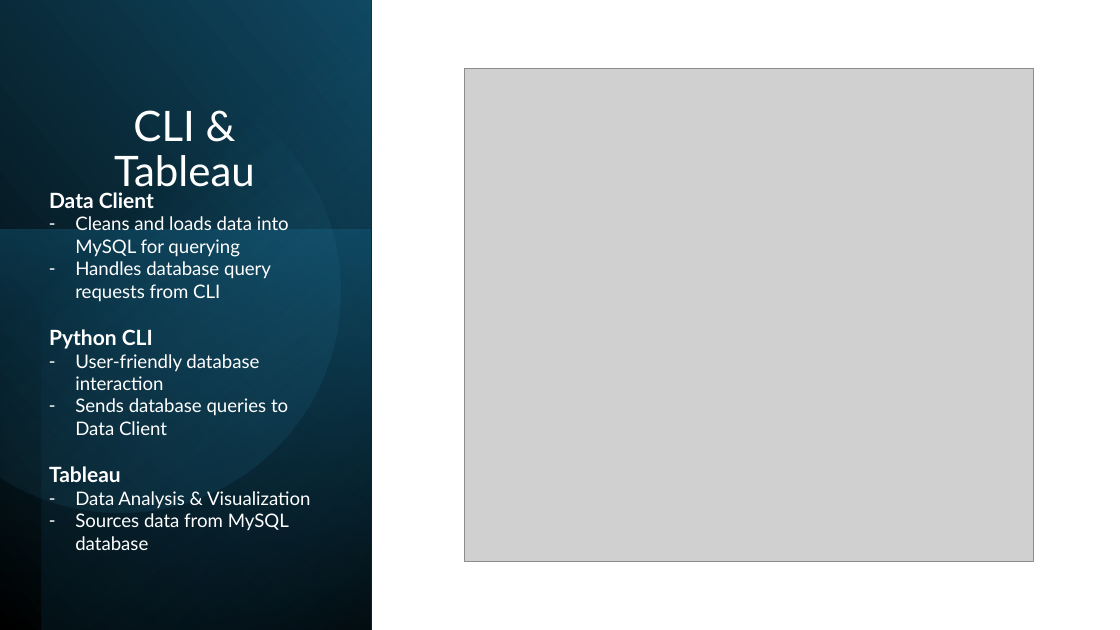
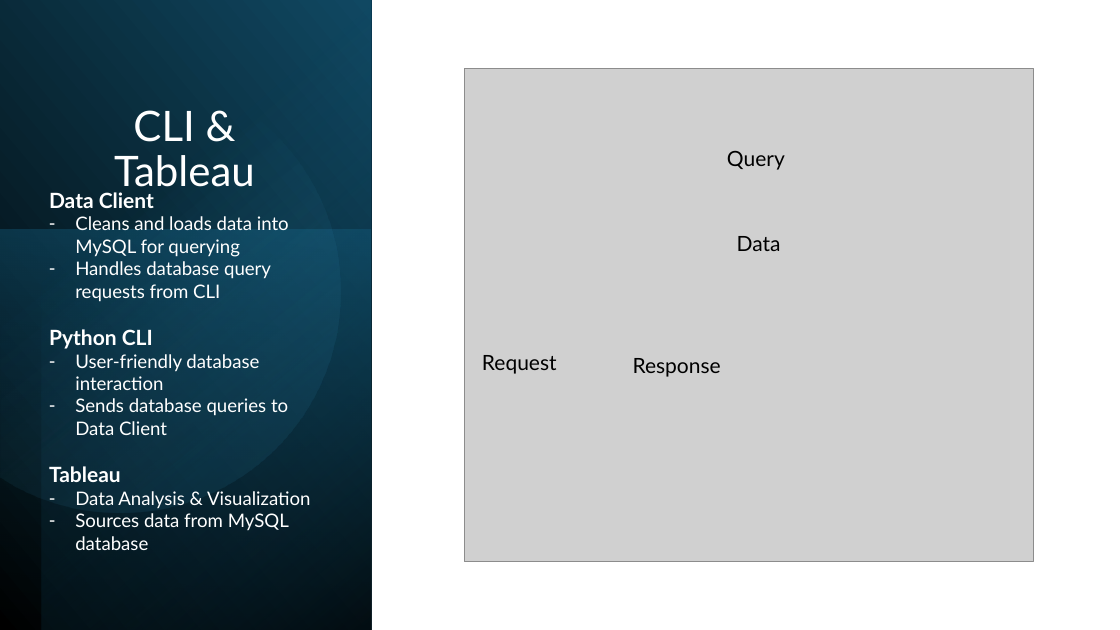
Before and after one commit to kencopas/Projects, a slide deck: slide 6 of Capstone/docs/Kenneth Copas - Capstone Presentation.pptx. Drawn at 1120x630 pixels with LibreOffice and Linux fonts; fonts in the diff are those of the drawing; grey boxes stand for pictures. Boxes give left, top, right and bottom in pixels: in the first picture for what was removed or moved away, otherwise in the second. Text is boxed around its words. In the diff, an @@ line names an element or a change of style, - is before the commit and + after.

```diff
--- a/Capstone/docs/Kenneth Copas - Capstone Presentation.pptx
+++ b/Capstone/docs/Kenneth Copas - Capstone Presentation.pptx
@@ text added at (x1=727, y1=151, x2=785, y2=170), 18 pt, text #000000 @@
+Query
@@ text added at (x1=737, y1=236, x2=781, y2=251), 18 pt, text #000000 @@
+Data
@@ text added at (x1=482, y1=355, x2=557, y2=374), 18 pt, text #000000 @@
+Request
@@ text added at (x1=633, y1=358, x2=721, y2=377), 18 pt, text #000000 @@
+Response
```
Also in this commit, not shown: 5 other slides changed, 2 slides added, 4 slides removed, 11 other files.
